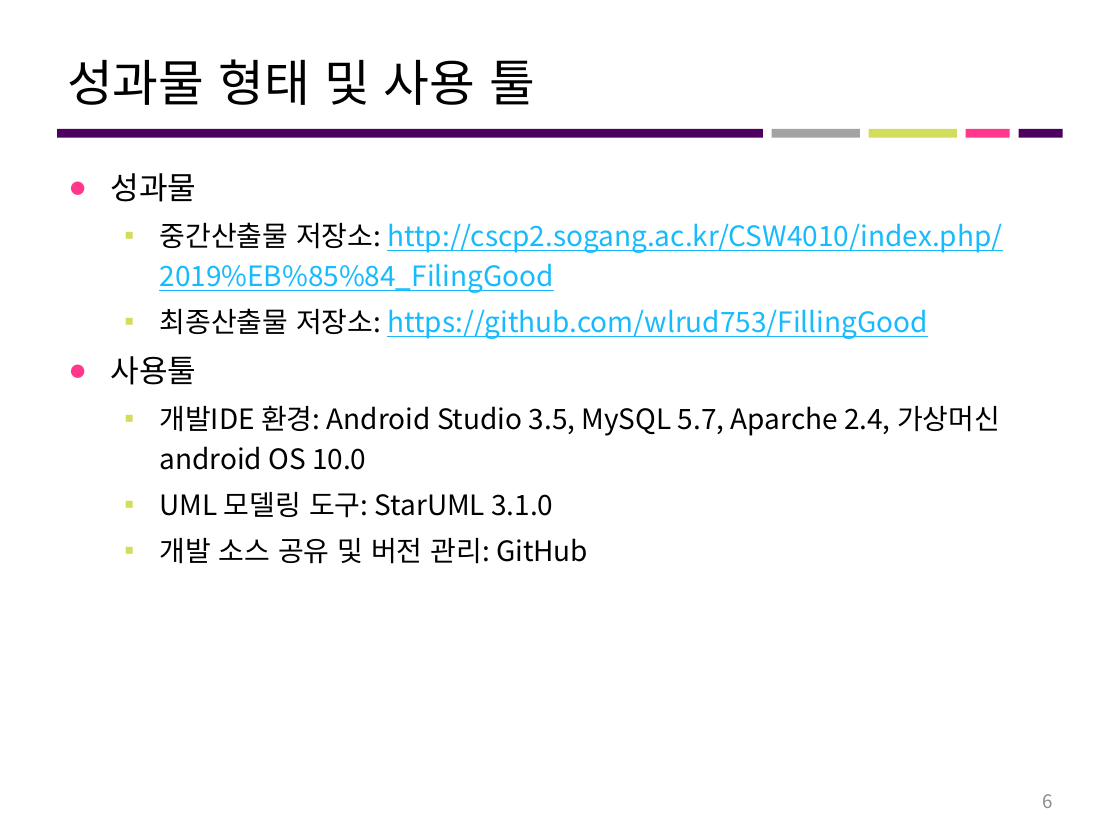
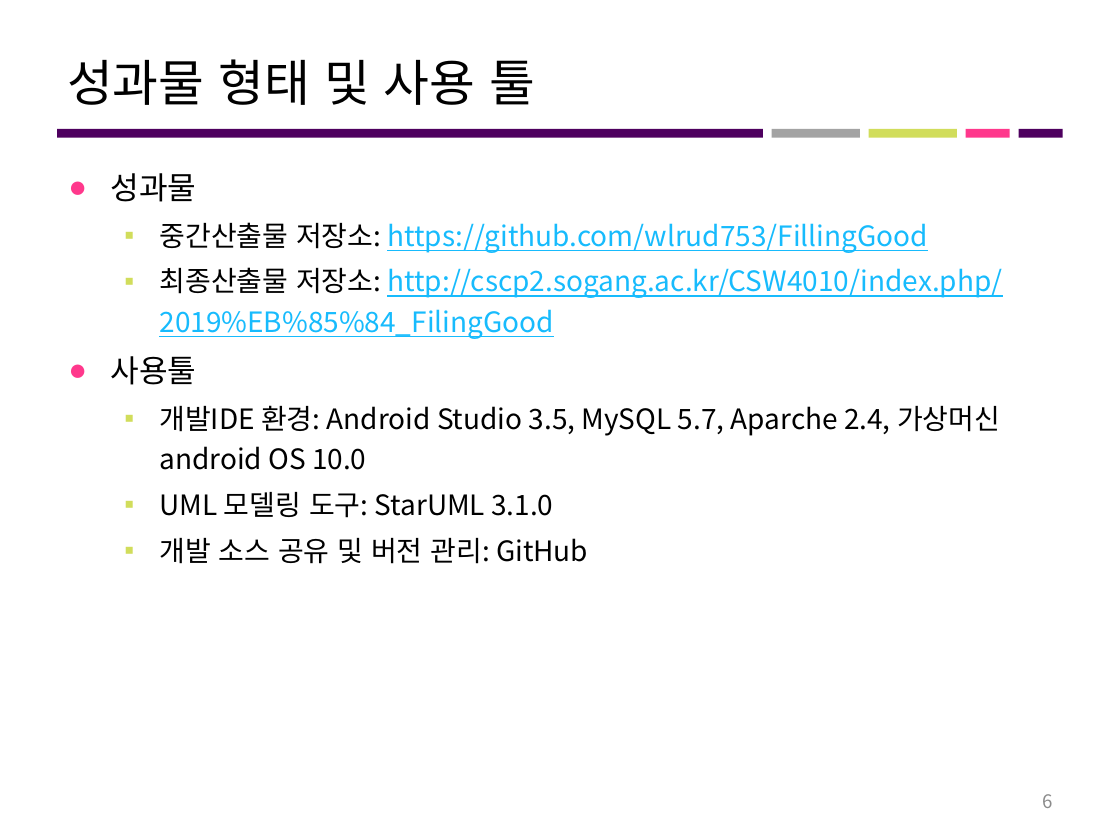
Before and after one commit to 7hong13/FillingGood, a slide deck: slide 6 of 최종산출물/4조 최종결과보고서.pptx. Drawn at 1120x840 pixels with LibreOffice and Linux fonts; fonts in the diff are those of the drawing. Boxes give left, top, right and bottom in pixels: in the first picture for what was removed or moved away, otherwise in the second. Text is boxed around its words. In the diff, an @@ line names an element or a change of style, - is before the commit and + after.

Commit message:
최종산출물/중간산출물 링크 순서 수정

```diff
--- a/최종산출물/4조 최종결과보고서.pptx
+++ b/최종산출물/4조 최종결과보고서.pptx
@@ text at (159,222,1002,339): text changed @@
-  ▪ 중간산출물 저장소: http://cscp2.sogang.ac.kr/CSW4010/index.php/2019%EB%85%84_FilingGood
-  ▪ 최종산출물 저장소: https://github.com/wlrud753/FillingGood
+  ▪ 중간산출물 저장소: https://github.com/wlrud753/FillingGood
+  ▪ 최종산출물 저장소: http://cscp2.sogang.ac.kr/CSW4010/index.php/2019%EB%85%84_FilingGood
```
